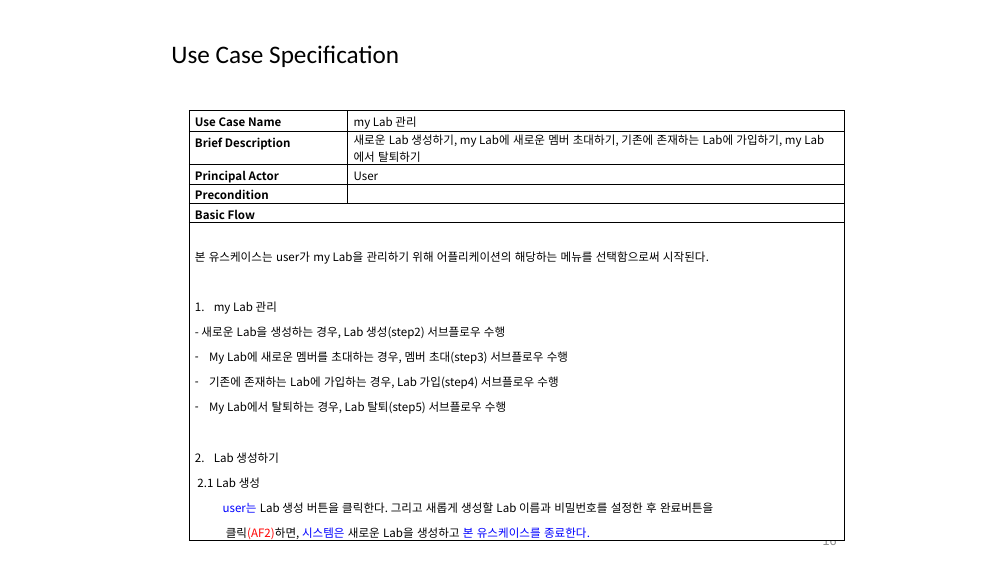
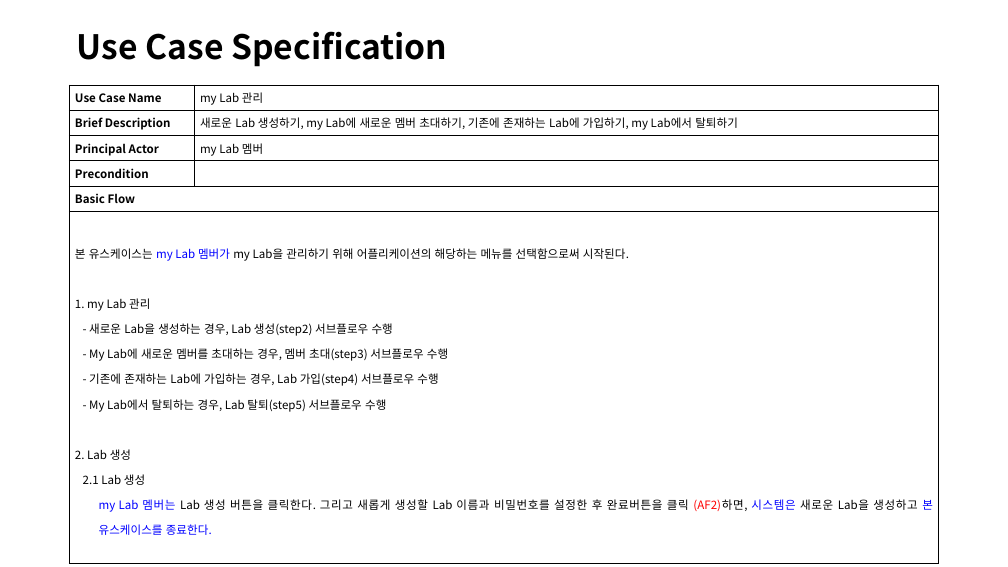
Before and after one commit to jisukim97/ChemicalManagementApplication, a slide deck: slide 16 of Document/4_수정중/합친거.pptx. Drawn at 1008x567 pixels with LibreOffice and Linux fonts; fonts in the diff are those of the drawing. Boxes give left, top, right and bottom in pixels: in the first picture for what was removed or moved away, otherwise in the second. Text is boxed around its words. In the diff, an @@ line names an element or a change of style, - is before the commit and + after.

```diff
--- a/Document/4_수정중/합친거.pptx
+++ b/Document/4_수정중/합친거.pptx
@@ title "Use Case Specification": place and size @@
-title "Use Case Specification" at [171,45,399,67]
+title "Use Case Specification" at [77,31,447,67]
@@ title "Use Case Specification" at [77,31,447,67]: size 24 to 32 pt, font Calibri to Noto Sans CJK KR, bold on @@
@@ table at [70,85,939,539] @@
-row 3, column 2: User
+row 3, column 2: my Lab 멤버
-row 6, column 1: 본 유스케이스는 user가 my Lab을 관리하기 위해 어플리케이션의 해당하는 메뉴를 선택함으로써 시작된다. / my Lab 관리 / - 새로운 Lab을 생성하는 경우, Lab 생성(step2) 서브플로우 수행 / My Lab에 새로운 멤버를 초대하는 경우, 멤버 초대(step3) 서브플로우 수행 / 기존에 존재하는 Lab에 가입하는 경우, Lab 가입(step4) 서브플로우 수행 / My Lab에서 탈퇴하는 경우, Lab 탈퇴(step5) 서브플로우 수행 / Lab 생성하기 / 2.1 Lab 생성 / user는 Lab 생성 버튼을 클릭한다. 그리고 새롭게 생성할 Lab 이름과 비밀번호를 설정한 후 완료버튼을 / 클릭(AF2)하면, 시스템은 새로운 Lab을 생성하고 본 유스케이스를 종료한다.
+row 6, column 1: 본 유스케이스는 my Lab 멤버가 my Lab을 관리하기 위해 어플리케이션의 해당하는 메뉴를 선택함으로써 시작된다. / 1. my Lab 관리 / - 새로운 Lab을 생성하는 경우, Lab 생성(step2) 서브플로우 수행 / - My Lab에 새로운 멤버를 초대하는 경우, 멤버 초대(step3) 서브플로우 수행 / - 기존에 존재하는 Lab에 가입하는 경우, Lab 가입(step4) 서브플로우 수행 / - My Lab에서 탈퇴하는 경우, Lab 탈퇴(step5) 서브플로우 수행 / 2. Lab 생성 / 2.1 Lab 생성 / my Lab 멤버는 Lab 생성 버튼을 클릭한다. 그리고 새롭게 생성할 Lab 이름과 비밀번호를 설정한 후 완료버튼을 클릭 (AF2)하면, 시스템은 새로운 Lab을 생성하고 본 유스케이스를 종료한다.
@@ fill #FFFFFF to none in 9 cells @@
@@ line spacing 1.15 to 1 @@
@@ alignment left to justified @@
@@ table: place and size @@
-table at [189,111,844,545]
+table at [70,85,939,539]
@@ page number removed at [823,540,837,545] @@
-16
```
Also in this commit, not shown: 22 other slides changed, 2 slides added.
